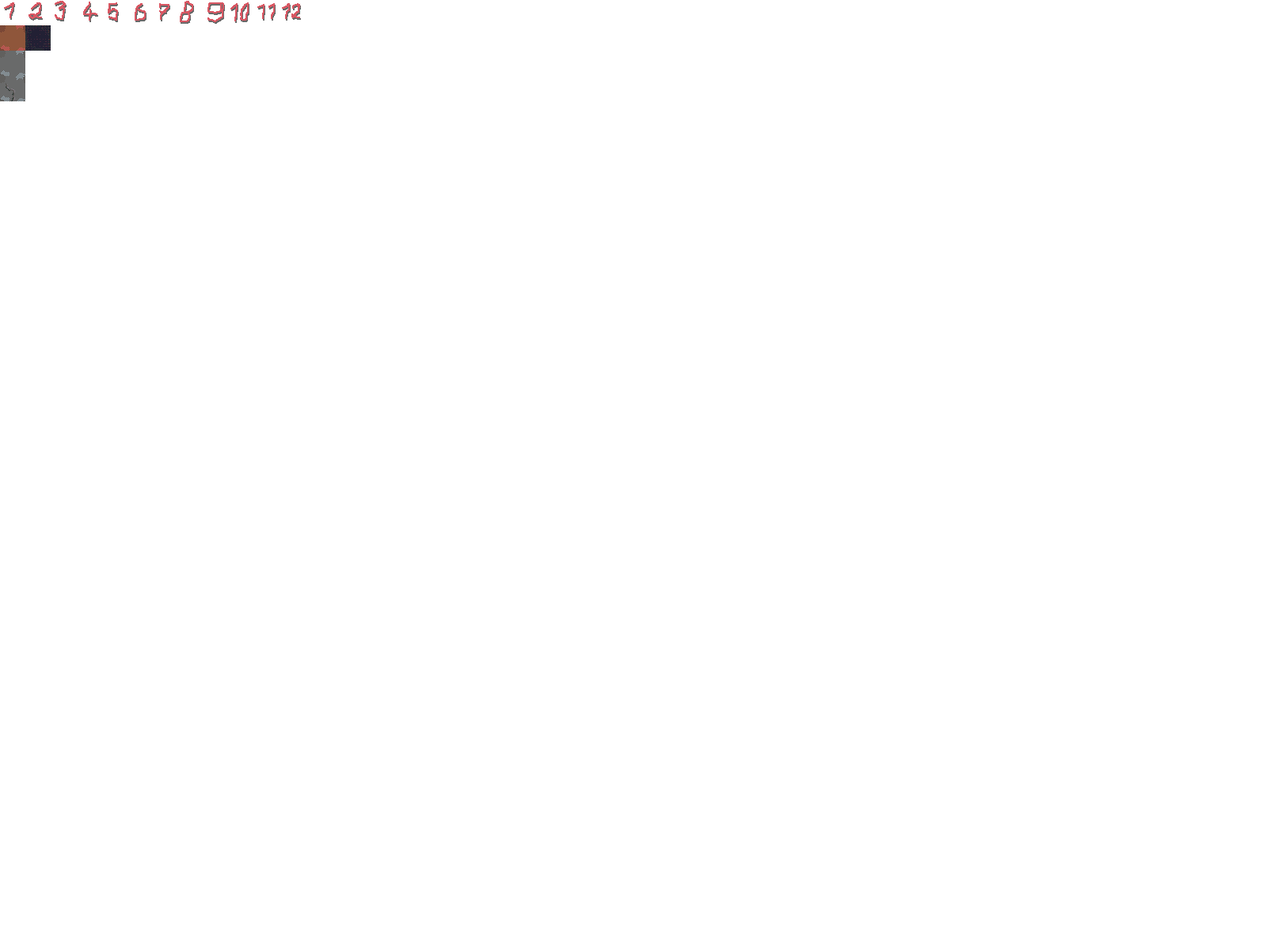
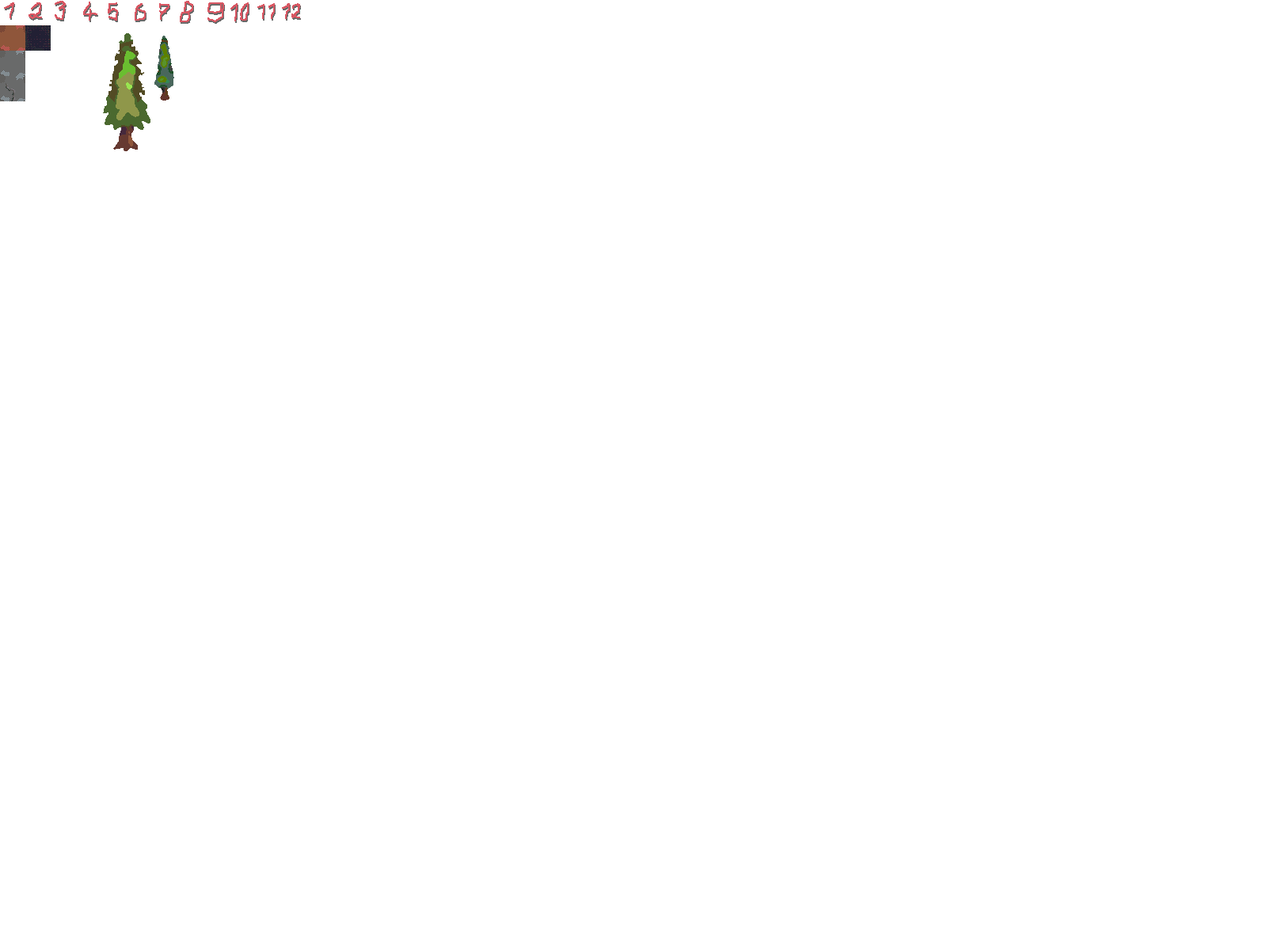
Layered file, before and after one edit (w=1267, h=950). Changes by layer:
painted on "zlab-floor1" over [102, 33, 175, 152]
removed layer "Paint Layer 1(pasted)" over [102, 33, 175, 152]
added layer "tree2" above "tree1" over [102, 33, 175, 152]
added layer "tree1" above "numbers" over [102, 33, 175, 152]
painted on "numbers" over [102, 33, 175, 152]
